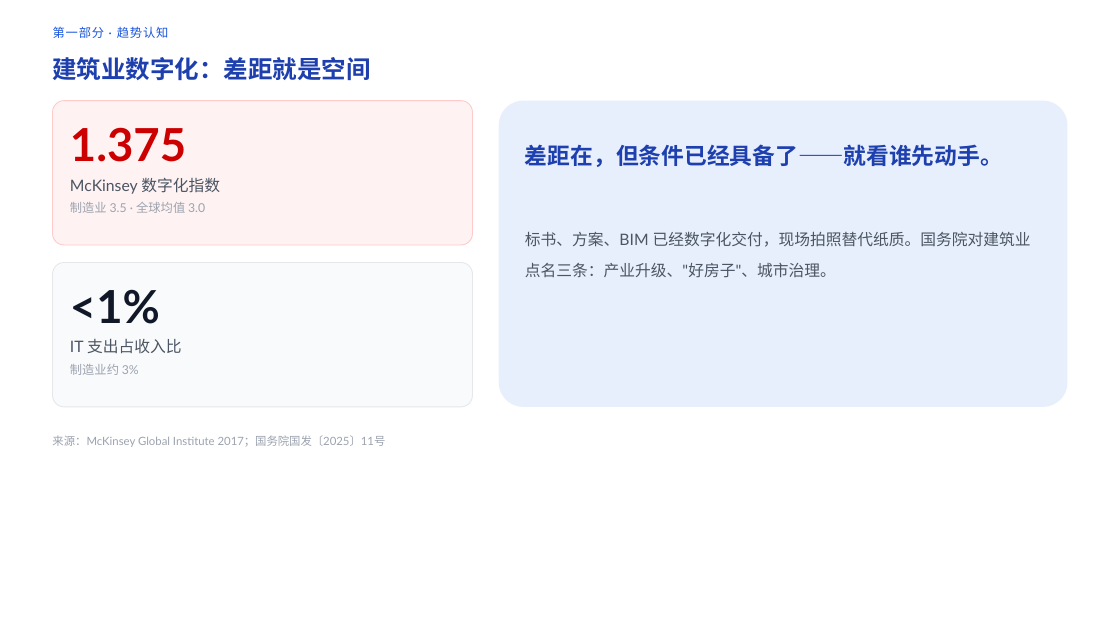
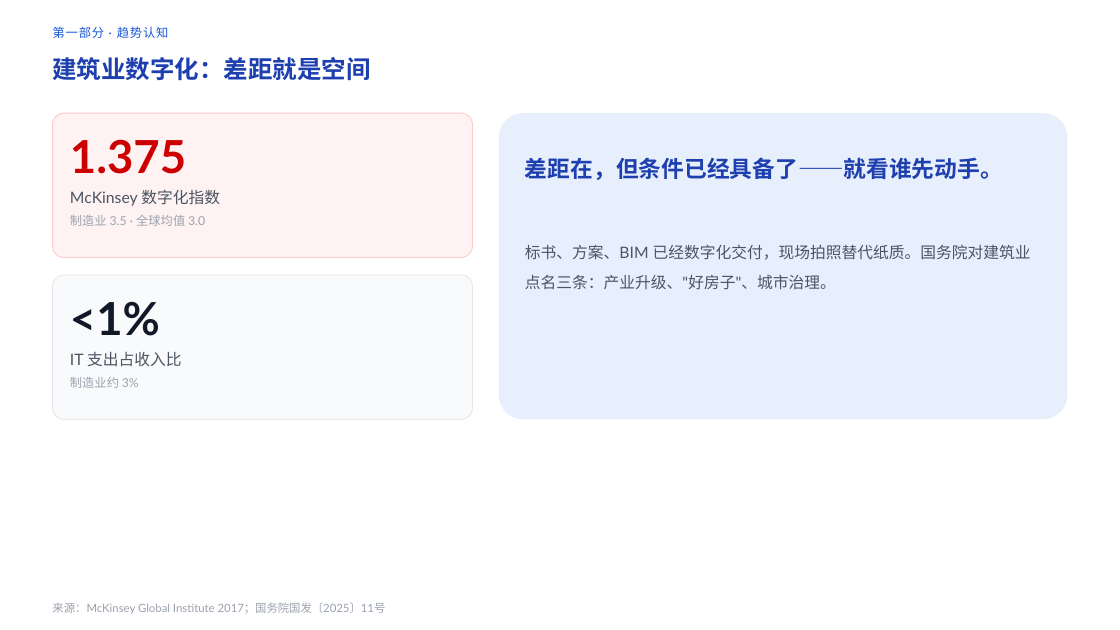
Before and after one commit to forestrain-git/AI-Report, a slide deck: slide 5 of outputs/AI时代：我们的选择与行动.pptx (slide 6 before the commit). Drawn at 1120x630 pixels with LibreOffice and Linux fonts; fonts in the diff are those of the drawing. Boxes give left, top, right and bottom in pixels: in the first picture for what was removed or moved away, otherwise in the second. Text is boxed around its words. In the diff, an @@ line names an element or a change of style, - is before the commit and + after.

Commit message:
pptx: sync current state before source text repositioning

```diff
--- a/outputs/AI时代：我们的选择与行动.pptx
+++ b/outputs/AI时代：我们的选择与行动.pptx
@@ 6 texts, 3 rounded rectangles: place and size @@
-6 texts, 3 rounded rectangles at box(52, 101, 1068, 407)
+6 texts, 3 rounded rectangles at box(52, 113, 1068, 420)
@@ text "差距在，但条件已经具备了——就看谁先动手。": place and size @@
-text "差距在，但条件已经具备了——就看谁先动手。" at box(525, 144, 1003, 167)
+text "差距在，但条件已经具备了——就看谁先动手。" at box(525, 157, 1003, 180)
@@ text "制造业约 3%": place and size @@
-text "制造业约 3%" at box(70, 364, 139, 375)
+text "制造业约 3%" at box(70, 377, 139, 388)
@@ text "来源：McKinsey Global Institute 2017；国务院国发〔2025〕11号": place and size @@
-text "来源：McKinsey Global Institute 2017；国务院国发〔2025〕11号" at box(52, 435, 386, 447)
+text "来源：McKinsey Global Institute 2017；国务院国发〔2025〕11号" at box(52, 602, 386, 614)
```
Also in this commit, not shown: 1 other slide changed, 1 slide removed.
